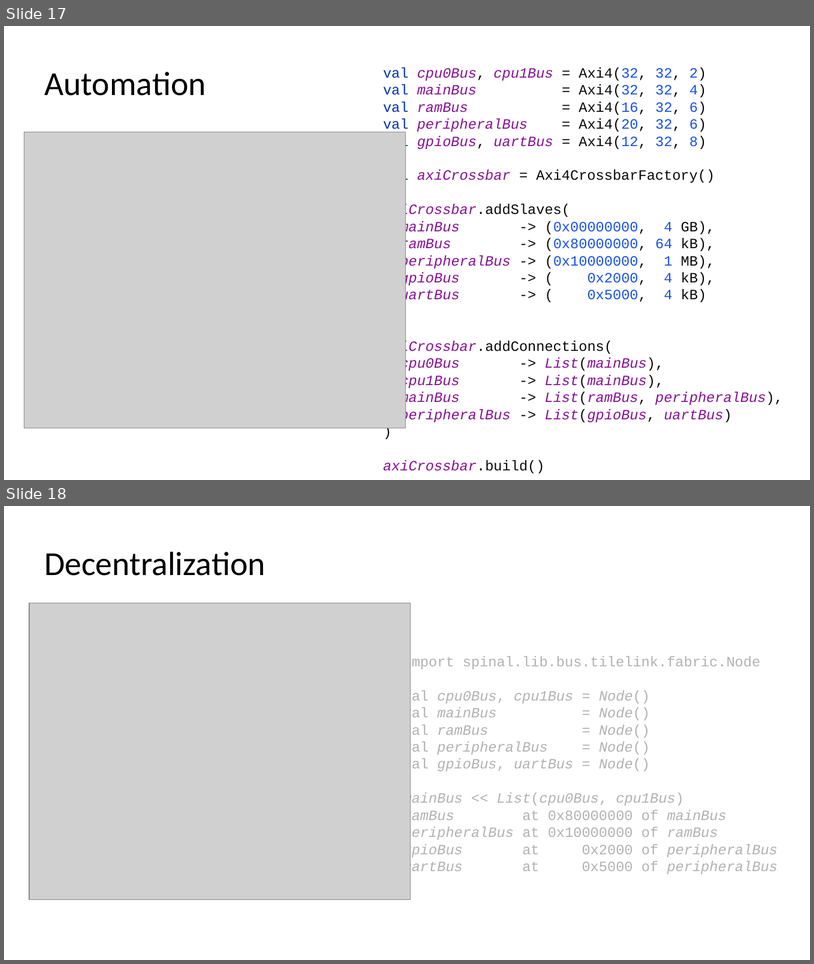
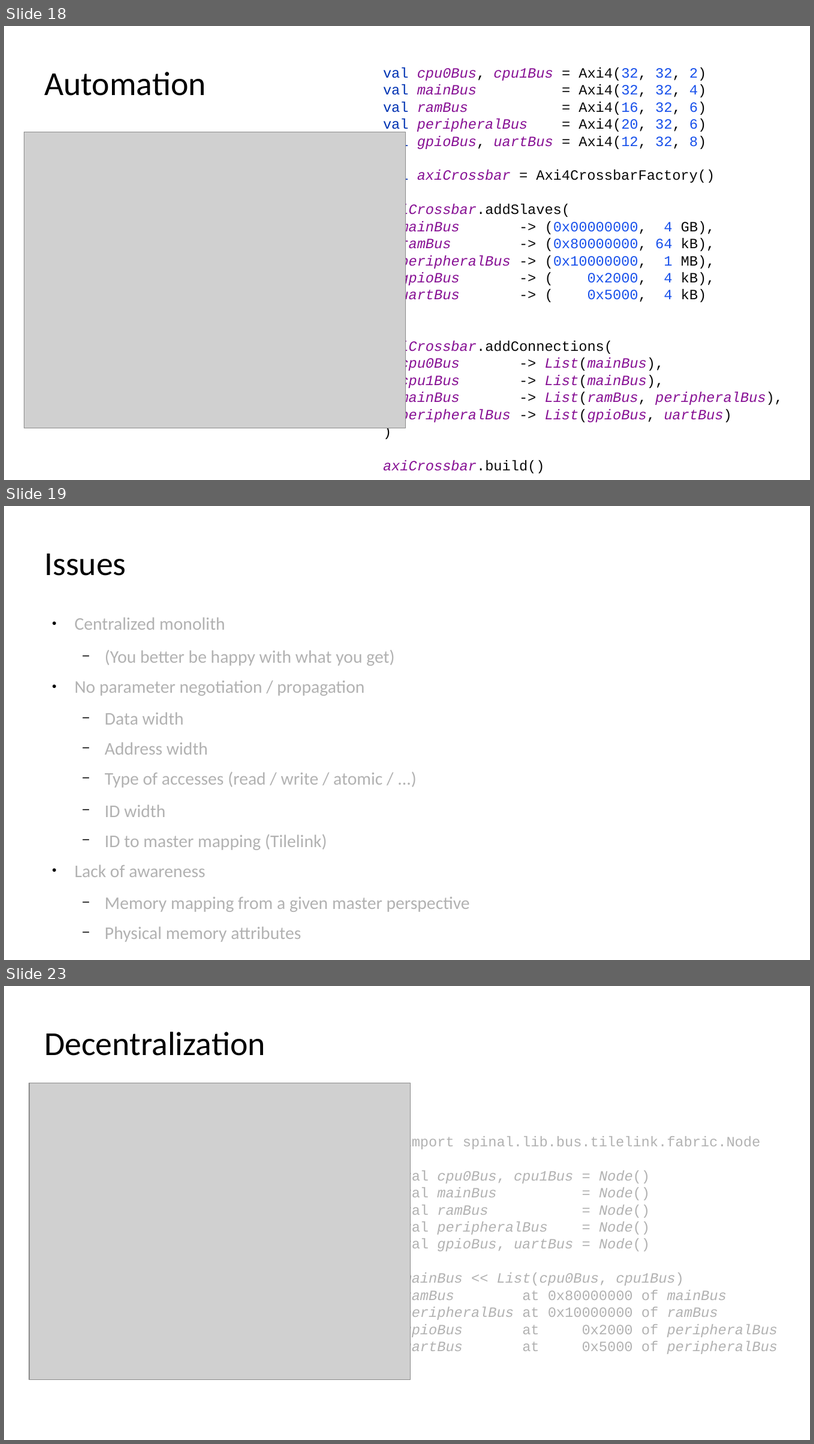
Before and after one commit to SpinalHDL/SpinalDoc, a slide deck: presentation/en/fsic_100723/fsic_100723.odp. Shown one above the other, each under a label of ours: slides 17 and 18 before the commit, slides 18, 19 and 23 after it; the slides between them are not shown. The pictures are 814x964 and 814x1444 pixels, drawn with LibreOffice and Linux fonts; fonts in the diff are those of the drawing; grey boxes stand for pictures. Boxes give left, top, right and bottom in pixels: in the first picture for what was removed or moved away, otherwise in the second. Text is boxed around its words. In the diff, an @@ line names an element or a change of style, - is before the commit and + after.

```diff
--- a/presentation/en/fsic_100723/fsic_100723.odp
+++ b/presentation/en/fsic_100723/fsic_100723.odp
@@ slide 19 added at box(4, 506, 810, 960), background #FFFFFF @@
@@ title added at box(44, 553, 126, 576), 37.7 pt, text #000000 @@
+Issues
@@ text added at box(75, 617, 470, 942), 20 pt, text #B2B2B2 @@
+● Centralized monolith
+  − (You better be happy with what you get)
+● No parameter negotiation / propagation
+  − Data width
+  − Address width
+  − Type of accesses (read / write / atomic / ...)
+  − ID width
+  − ID to master mapping (Tilelink)
+● Lack of awareness
+  − Memory mapping from a given master perspective
+  − Physical memory attributes
@@ what was slide 17 is now slide 18 @@
@@ what was slide 18 is now slide 23 @@
```
Also in this commit, not shown: 21 slides changed, 5 other slides added, 2 other files.
